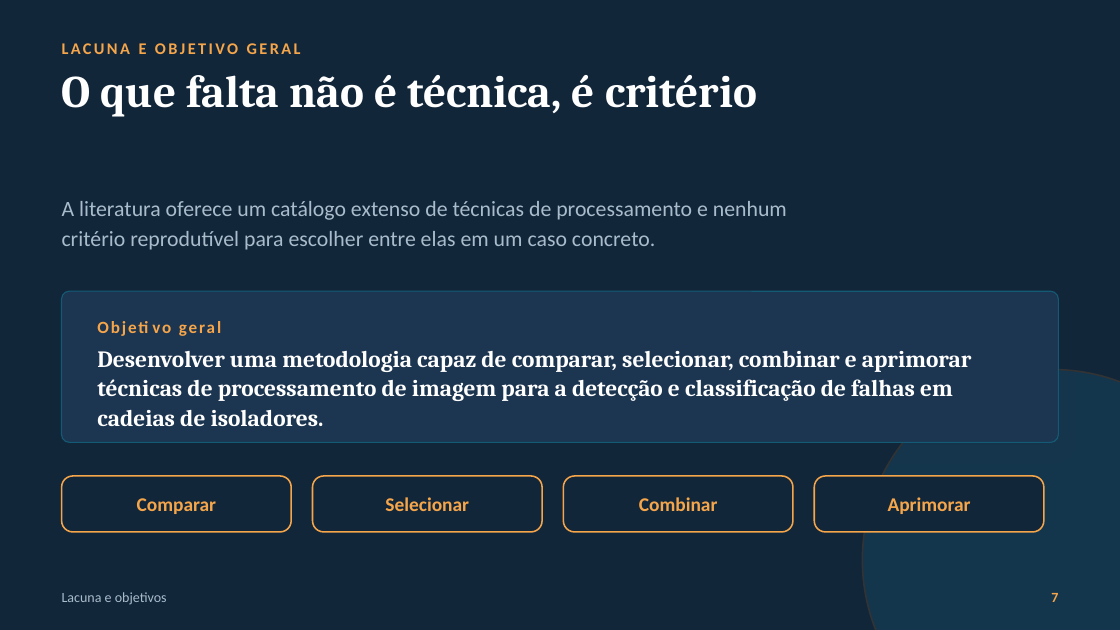
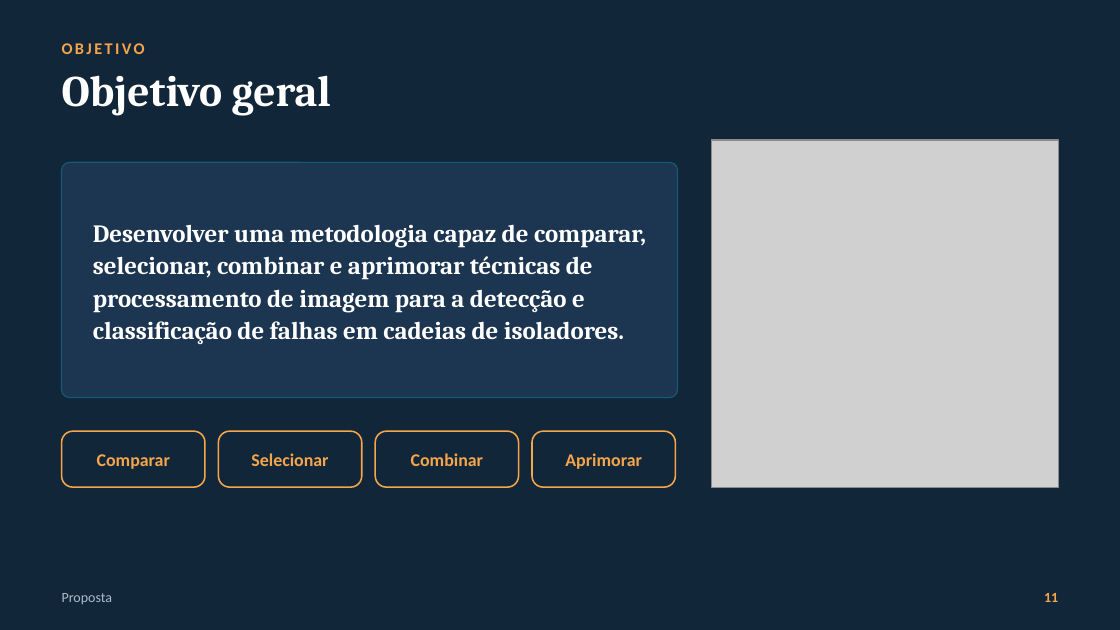
Before and after one commit to luanws/masters-thesis, a slide deck: slide 11 of presentation/defesa.pptx (slide 7 before the commit). Drawn at 1120x630 pixels with LibreOffice and Linux fonts; fonts in the diff are those of the drawing; grey boxes stand for pictures. Boxes give left, top, right and bottom in pixels: in the first picture for what was removed or moved away, otherwise in the second. Text is boxed around its words. In the diff, an @@ line names an element or a change of style, - is before the commit and + after.

```diff
--- a/presentation/defesa.pptx
+++ b/presentation/defesa.pptx
@@ text at <box>62,43,145,54</box>: text changed @@
-LACUNA E OBJETIVO GERAL
+OBJETIVO
@@ text "Objetivo geral": place and size @@
-text "Objetivo geral" at <box>97,311,433,343</box>
+text "Objetivo geral" at <box>62,75,331,116</box>
@@ text "Objetivo geral" at <box>62,75,331,116</box>: size 11 to 28 pt, font Calibri to Cambria, text colour #F5A54A to #FFFFFF, letter spacing 1.2 to 0 pt; vertical alignment middle to top @@
@@ text removed at <box>62,75,757,117</box> @@
-O que falta não é técnica, é critério
@@ picture added at <box>711,140,1058,487</box> @@
@@ rounded rectangle: place and size @@
-rounded rectangle at <box>62,291,1058,442</box>
+rounded rectangle at <box>62,162,678,398</box>
@@ rounded rectangle at <box>62,162,678,398</box>: shadow off; proportions changed @@
@@ text "Desenvolver uma metodologia capaz de ...": place and size @@
-text "Desenvolver uma metodologia capaz de ..." at <box>97,351,972,426</box>
+text "Desenvolver uma metodologia capaz de ..." at <box>93,224,646,344</box>
@@ text "Desenvolver uma metodologia capaz de ..." at <box>93,224,646,344</box>: size 15 to 16 pt; line spacing 1.05 to 1.08 @@
@@ text removed at <box>62,201,787,250</box> @@
-A literatura oferece um catálogo extenso de técnicas de processamento e nenhum critério reprodutível para escolher entre elas em um caso concreto.
@@ ellipse removed at <box>862,370,1120,630</box> @@
@@ text "Comparar": place and size @@
-text "Comparar" at <box>137,498,216,514</box>
+text "Comparar" at <box>97,454,170,469</box>
@@ rounded rectangle: place and size @@
-rounded rectangle at <box>62,476,291,532</box>
+rounded rectangle at <box>62,431,205,487</box>
@@ text "Selecionar": place and size @@
-text "Selecionar" at <box>385,497,469,511</box>
+text "Selecionar" at <box>251,453,328,466</box>
@@ rounded rectangle added at <box>218,431,362,487</box>, fill #12263A, outline #F5A54A 1 pt @@
@@ text "Combinar": place and size @@
-text "Combinar" at <box>639,497,718,511</box>
+text "Combinar" at <box>411,453,483,466</box>
@@ rounded rectangle: place and size @@
-rounded rectangle at <box>312,476,542,532</box>
+rounded rectangle at <box>375,431,519,487</box>
@@ size 12.5 to 11.5 pt in 4 elements at <box>97,454,170,469</box>, <box>251,453,328,466</box>, <box>411,453,483,466</box>, <box>565,453,642,469</box> @@
@@ text "Aprimorar": place and size @@
-text "Aprimorar" at <box>888,497,971,514</box>
+text "Aprimorar" at <box>565,453,642,469</box>
@@ rounded rectangle: place and size @@
-rounded rectangle at <box>563,476,793,532</box>
+rounded rectangle at <box>532,431,675,487</box>
@@ rounded rectangle removed at <box>814,476,1044,532</box> @@
@@ text removed at <box>62,592,167,605</box> @@
-Lacuna e objetivos
@@ text added at <box>62,593,113,604</box>, 9 pt, text #A9BCCC @@
+Proposta
@@ text added at <box>1044,593,1058,602</box>, 9 pt, text #F5A54A, bold @@
+11
@@ text removed at <box>1051,593,1058,602</box> @@
-7
```
Also in this commit, not shown: 9 other slides changed, 18 slides added, 20 slides removed, 26 other files.
